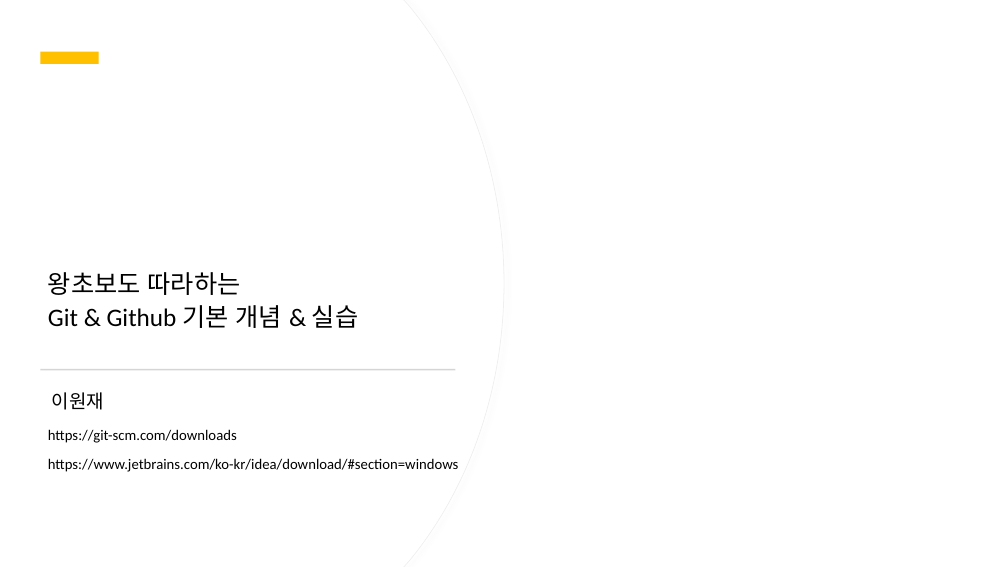
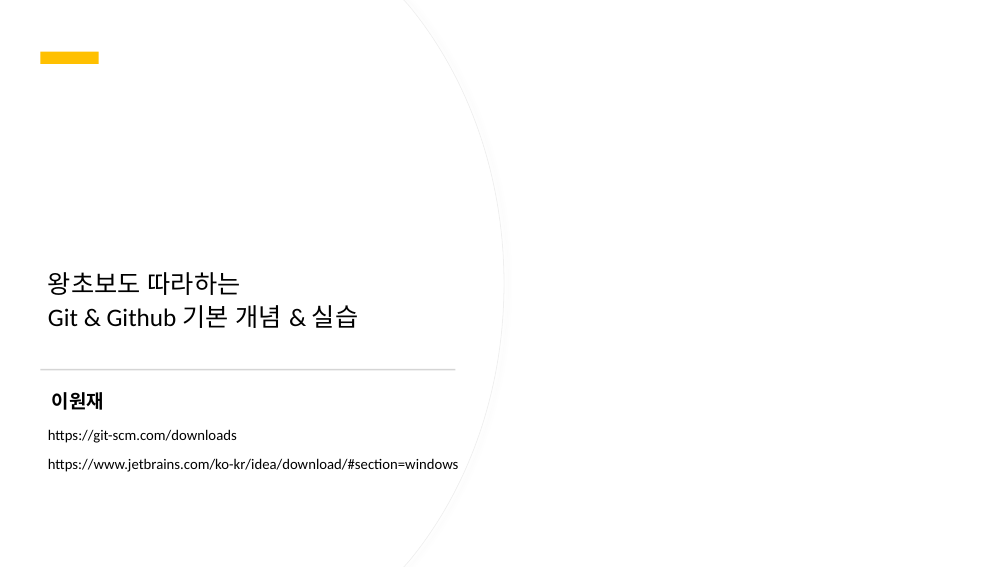
Before and after one commit to wonjaeL/how-to-use-git, a slide deck: slide 1 of ppt.pptx. Drawn at 1008x567 pixels with LibreOffice and Linux fonts; fonts in the diff are those of the drawing. Boxes give left, top, right and bottom in pixels: in the first picture for what was removed or moved away, otherwise in the second. Text is boxed around its words. In the diff, an @@ line names an element or a change of style, - is before the commit and + after.

```diff
--- a/ppt.pptx
+++ b/ppt.pptx
@@ text "이원재" at (52,392,104,410): bold on @@
```
Also in this commit, not shown: 6 other slides changed, 9 slides added, 3 slides removed.
